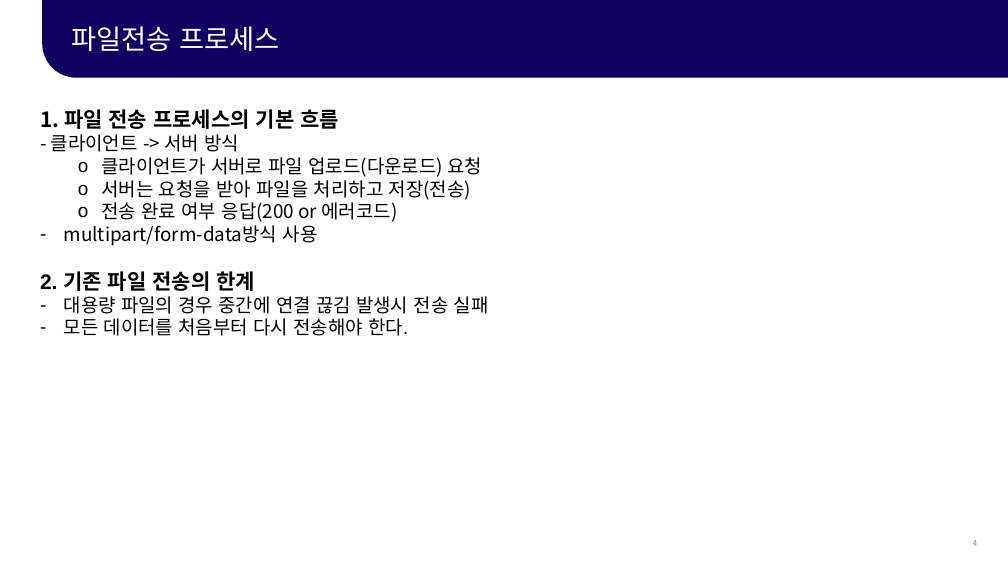
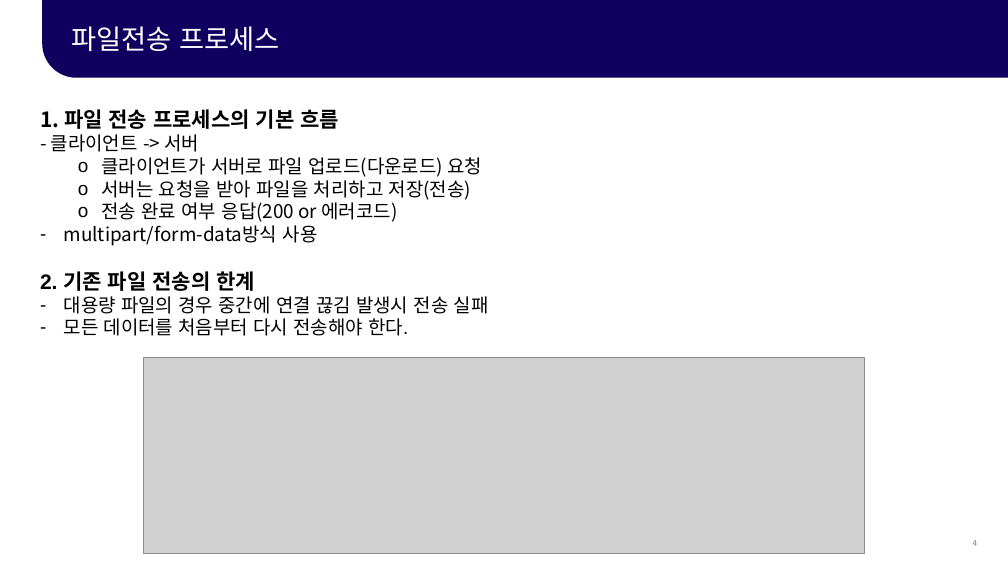
Before and after one commit to bytesize-Leo/seminar_1, a slide deck: slide 4 of docs/1주차-세미나(Leo Yang).pptx. Drawn at 1008x567 pixels with LibreOffice and Linux fonts; fonts in the diff are those of the drawing; grey boxes stand for pictures. Boxes give left, top, right and bottom in pixels: in the first picture for what was removed or moved away, otherwise in the second. Text is boxed around its words. In the diff, an @@ line names an element or a change of style, - is before the commit and + after.

```diff
--- a/docs/1주차-세미나(Leo Yang).pptx
+++ b/docs/1주차-세미나(Leo Yang).pptx
@@ text at bbox=[51, 134, 199, 152]: text changed @@
-- 클라이언트 -> 서버 방식
+- 클라이언트 -> 서버
@@ picture added at bbox=[144, 358, 865, 554] @@
```
Also in this commit, not shown: 4 other slides changed.
